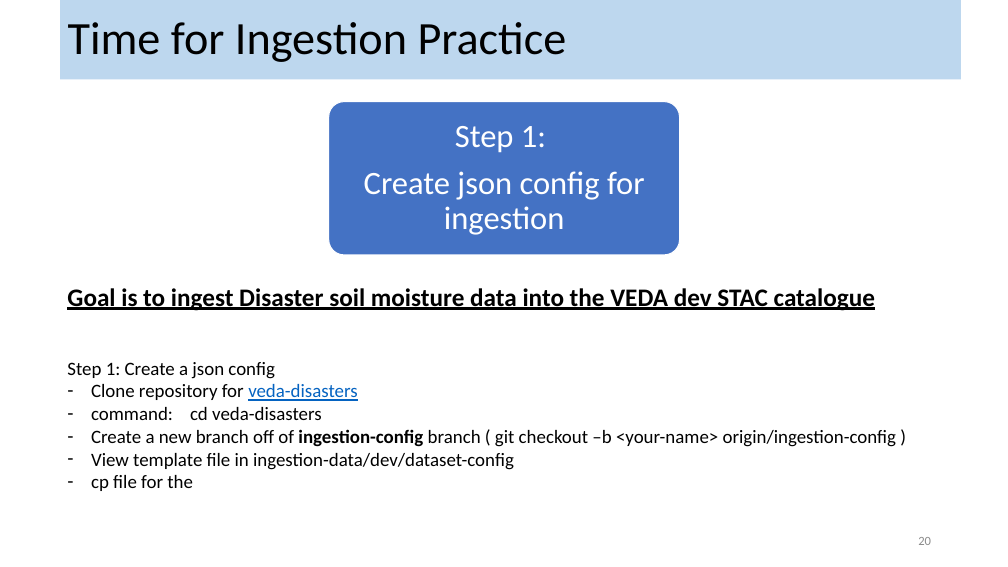
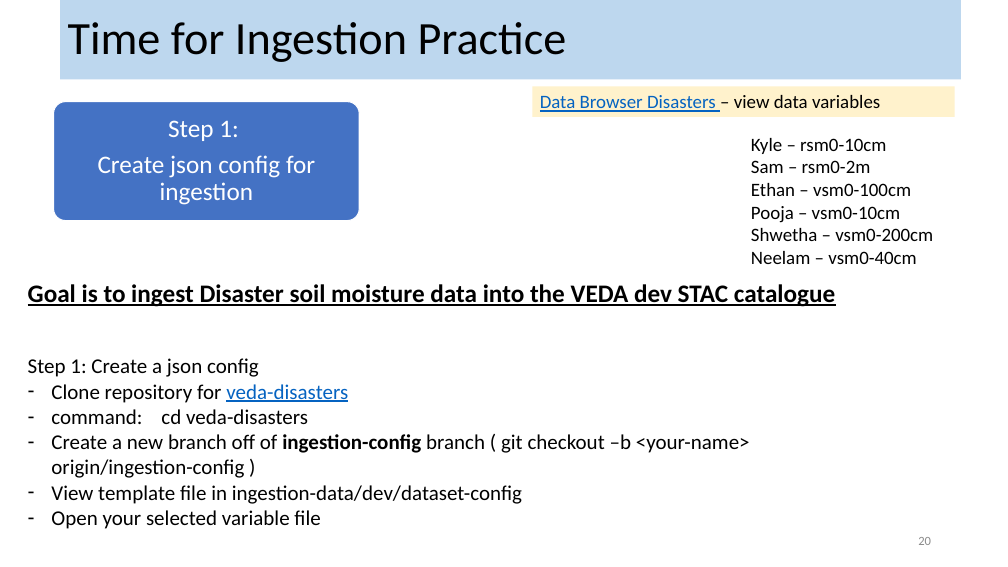
Before and after one commit to kyle-lesinger/VEDA-Training---AWS-Data-Ingestion-Other, a slide deck: slide 20 of Data-ingest/data-ingestion-OVERVIEW.pptx. Drawn at 1008x567 pixels with LibreOffice and Linux fonts; fonts in the diff are those of the drawing. Boxes give left, top, right and bottom in pixels: in the first picture for what was removed or moved away, otherwise in the second. Text is boxed around its words. In the diff, an @@ line names an element or a change of style, - is before the commit and + after.

```diff
--- a/Data-ingest/data-ingestion-OVERVIEW.pptx
+++ b/Data-ingest/data-ingestion-OVERVIEW.pptx
@@ rectangle added at box(532, 86, 955, 116), fill #FFF2CC, 18 pt, text #0563C1, underline @@
+Data Browser Disasters – view data variables
@@ rounded rectangle: place and size @@
-rounded rectangle at box(329, 101, 680, 255)
+rounded rectangle at box(54, 101, 359, 220)
@@ text "Step 1:": place and size @@
-text "Step 1:" at box(364, 126, 645, 235)
+text "Step 1:" at box(98, 120, 315, 205)
@@ text "Step 1:" at box(98, 120, 315, 205): size 31 to 24 pt; less space between paragraphs @@
@@ text added at box(751, 138, 933, 264), 18 pt, text #000000 @@
+Kyle – rsm0-10cm
+Sam – rsm0-2m
+Ethan – vsm0-100cm
+Pooja – vsm0-10cm
+Shwetha – vsm0-200cm
+Neelam – vsm0-40cm
@@ text "Goal is to ingest Disaster ...": place and size @@
-text "Goal is to ingest Disaster ..." at box(67, 288, 897, 491)
+text "Goal is to ingest Disaster ..." at box(28, 284, 835, 529)
@@ text at box(28, 358, 750, 504): size 18 to 20 pt in "Step 1: Create a json config", "Clone repository for veda-disasters", "command: cd veda-disasters", "Create a new branch off of ingestion-config ..." and 1 more places @@
@@ text at box(51, 510, 320, 529): text changed; size 18 to 20 pt @@
-– cp file for the
+– Open your selected variable file
```
Also in this commit, not shown: 1 other slide changed, 4 slides added.
